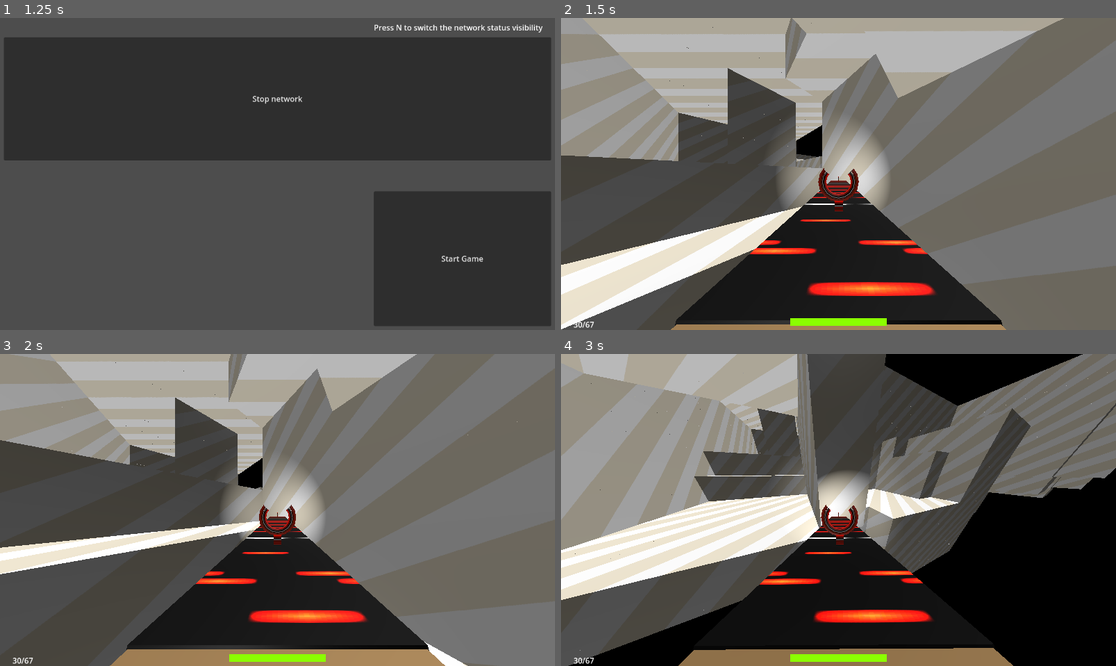
Above: before the commit, frames 1-4 (two rows, left to right).
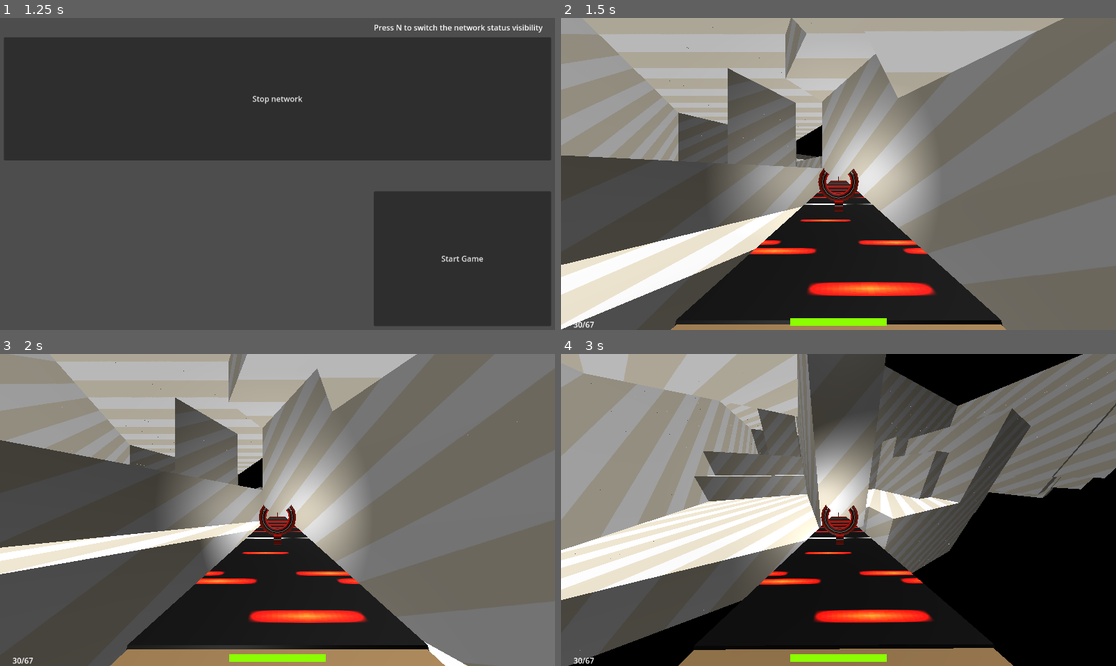
Above: after the commit, the same moments.

Repository: nekochiiUwU/gnaktap
Game: Godot game, scene res://main_menu.tscn
The game is run twice, just before and just after one commit, with the same random seed, the same clock (stepped at 60 frames per second) and the same inputs.
Inputs (mouse positions are in pixels of both pictures, inside the frame that each line leads up to):
- Up to frame 1 (1.25 s): click "Start Client" at 0.5 s
- Up to frame 2 (1.5 s): click "Start Game" at 1.25 s
- Up to frame 3 (2 s): no input
- Up to frame 4 (3 s): move the mouse to (960, 494) at 2.02 s; hold D (move_right) 2.03-2.78 s; tap Down (camera_down) at 2.1 s; click (960, 494) at 2.17 s; tap Space (jump) at 2.27 s; move the mouse to (727, 525) at 2.77 s; hold S (move_backward) from 2.78 s (still down); tap Left (camera_left) at 2.85 s

Frame 1 is identical in both runs. In frame 2, 9.1% of the frame differs, in the area x 29-67%, y 22-71%; in frame 3, 7.6%; in frame 4, 4.1%.
Error in both runs: Out of bounds get index '1' (on base: 'PackedStringArray') (res://network.gd:139)

Commit message:
Map n other ?

Diff:
--- a/Weapon.tscn
+++ b/Weapon.tscn
@@ -241,6 +241,7 @@
 transform = Transform3D(1, 0, 0, 0, 1, 0, 0, 0.2, 1, 0, 0, 0)
 rotation_edit_mode = 2
 spot_range = 24.0
+spot_angle = 70.0
 
 [node name="Front" type="MeshInstance3D" parent="."]
 transform = Transform3D(1, 0, 0, 0, 1, 0, 0, -0.2, 1, 0.000240856, 0, -0.3)
